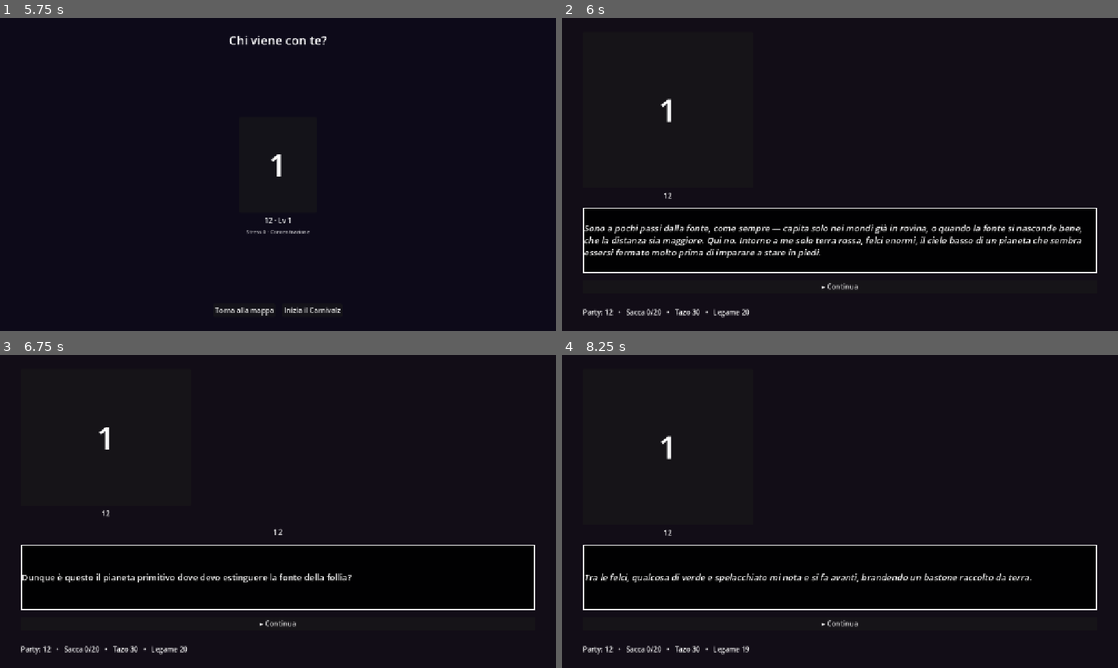
Above: before the commit, frames 1-4 (two rows, left to right).
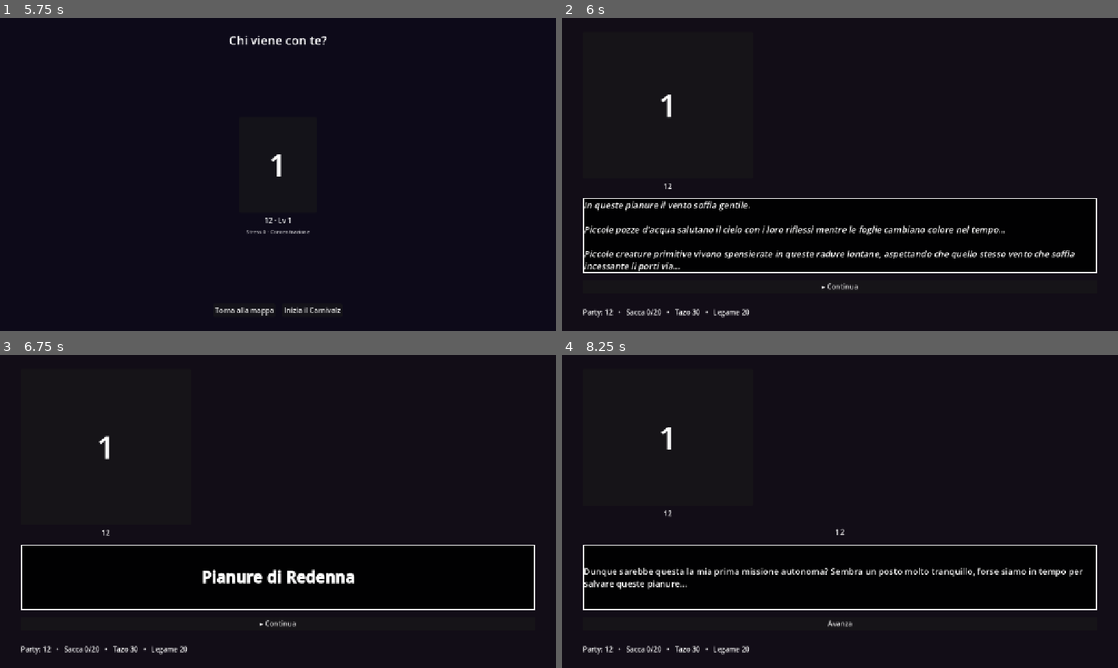
Above: after the commit, the same moments.

Repository: Rio-Chico-Devs/Carnivalz
Game: Godot game, scene res://scenes/Menu.tscn
Same seed, same stepped clock (60 frames per second), same inputs: the game is played once before the commit and once after it.
Inputs (mouse positions are in pixels of both pictures, inside the frame that each line leads up to):
- Up to frame 1 (5.75 s): click "Gioca" at 0.5 s; click (278, 177) at 1.27 s; type "12" at 1.35 s; click "Gioca" at 2 s; click "Carica partita" at 2.75 s; click "Album delle carte" at 3.5 s; click "!" at 4.25 s; click "☉ Scendi nel Carnivalz" at 5 s
- Up to frame 2 (6 s): click "Inizia il Carnivalz" at 5.75 s
- Up to frame 3 (6.75 s): click "▸ Continua" at 6.5 s
- Up to frame 4 (8.25 s): click "▸ Continua" at 7.25 s; click (840, 624) at 8 s, where only the run before the commit has a clickable "Avanza"

Frame 1 is identical in both runs. In frame 2, 4.8% of the frame differs, in the area x 3-97%, y 24-81%; in frame 3, 1.3%; in frame 4, 2.4%.

Commit message:
Tutorial: titolo "Pianure di Redenna", narrazione in seconda persona
Nuovo tipo di messaggio "titolo": rivela il nome di un luogo, grande e
centrato (usato all'apertura del tutorial per svelare "Pianure di
Redenna"). Riscritti inizio/primo_incontro/dopo_primo_goblin/vittoria: la
narrazione ora si rivolge in seconda persona ("ti nota", "il tuo compito")
invece che in prima persona come monologo di Anonimo — chiarisce la regola
di struttura: narrazione e' la voce narrante esterna, i pensieri/battute
di Anonimo restano sempre "dialogo" con chi:"anonimo". Aggiornati i
commenti in Main.gd e nel README che riflettevano ancora il vecchio
modello (narrazione = monologo interiore del protagonista).

La vittoria del tutorial usa ora "livelli di disallineamento" come sinonimo
narrativo del fattore Carnivalz in quella battuta: non ho rinominato il
fattore Carnivalz ovunque nel resto del gioco (README, docs/storia.md,
altri mondi), visto che qui sembra un termine specifico di questa scena,
non una richiesta di rinominare la meccanica centrale del gioco.

Co-Authored-By: Claude Sonnet 5 <noreply@anthropic.com>
Claude-Session: https://claude.ai/code/session_01AE7uzpDH1Lo1PHb29aXJxZ

Diff:
--- a/data/events_tutorial.json
+++ b/data/events_tutorial.json
@@ -3,8 +3,9 @@
 	"nodi": {
 		"inizio": {
 			"sequenza": [
-				{ "tipo": "narrazione", "testo": "Sono a pochi passi dalla fonte, come sempre — capita solo nei mondi già in rovina, o quando la fonte si nasconde bene, che la distanza sia maggiore. Qui no. Intorno a me solo terra rossa, felci enormi, il cielo basso di un pianeta che sembra essersi fermato molto prima di imparare a stare in piedi." },
-				{ "tipo": "dialogo", "chi": "anonimo", "testo": "Dunque è questo il pianeta primitivo dove devo estinguere la fonte della follia?" }
+				{ "tipo": "narrazione", "testo": "In queste pianure il vento soffia gentile.\n\nPiccole pozze d'acqua salutano il cielo con i loro riflessi mentre le foglie cambiano colore nel tempo...\n\nPiccole creature primitive vivono spensierate in queste radure lontane, aspettando che quello stesso vento che soffia incessante li porti via..." },
+				{ "tipo": "titolo", "testo": "Pianure di Redenna" },
+				{ "tipo": "dialogo", "chi": "anonimo", "testo": "Dunque sarebbe questa la mia prima missione autonoma? Sembra un posto molto tranquillo, forse siamo in tempo per salvare queste pianure..." }
 			],
 			"espr_sinistra": "pensiero",
 			"scelte": [
@@ -13,7 +14,7 @@
 		},
 		"primo_incontro": {
 			"sequenza": [
-				{ "tipo": "narrazione", "testo": "Tra le felci, qualcosa di verde e spelacchiato mi nota e si fa avanti, brandendo un bastone raccolto da terra." },
+				{ "tipo": "narrazione", "testo": "Tra le felci, qualcosa di verde e spelacchiato ti nota e si fa avanti, saltando fuori dal suo nascondiglio, ti aggredisce." },
 				{ "tipo": "dialogo", "chi": "anonimo", "testo": "Vediamo di finire presto: non ho tempo da perdere." }
 			],
 			"espr_sinistra": "decisa",
@@ -23,8 +24,8 @@
 		},
 		"dopo_primo_goblin": {
 			"sequenza": [
-				{ "tipo": "narrazione", "testo": "Un solo colpo, ed è già finita." },
-				{ "tipo": "dialogo", "chi": "anonimo", "testo": "Le creature qui sembrano molto deboli... la fonte non deve essere molto intelligente..." }
+				{ "tipo": "narrazione", "testo": "Alcune creature sono malvage di natura, è tuo compito decidere il loro destino." },
+				{ "tipo": "dialogo", "chi": "anonimo", "testo": "Le creature qui sembrano molto deboli... Qualunque cosa stia causando questa anomalia non deve essere molto forte..." }
 			],
 			"espr_sinistra": "pensiero",
 			"scelte": [
@@ -82,9 +83,9 @@
 		},
 		"vittoria": {
 			"sequenza": [
-				{ "tipo": "narrazione", "testo": "Il goblin cade e non si rialza. L'aria intorno a me si calma: il fattore Carnivalz di questa zona non è più pericoloso." },
-				{ "tipo": "dialogo", "chi": "anonimo", "testo": "Così facile." },
-				{ "tipo": "narrazione", "testo": "Non tutte le fonti nascondono una tragedia: a volte i mostri sono semplicemente malvagi per natura, senza aver mai davvero subito la trasformazione di un vero boss. Immagino che questo sia stato solo l'inizio." }
+				{ "tipo": "narrazione", "testo": "Dopo lo scontro, il vento si placa e l'atmosfera sembra essere meno tesa: i livelli di disallineamento sono normali." },
+				{ "tipo": "dialogo", "chi": "anonimo", "testo": "Sembra essere tutto finito..." },
+				{ "tipo": "narrazione", "testo": "È ora di lasciare questo posto, altri compiti ti attendono." }
 			],
 			"espr_sinistra": "pensiero",
 			"flag": "tutorial_completato",
--- a/scripts/Main.gd
+++ b/scripts/Main.gd
@@ -6,10 +6,16 @@
 #
 # Il box in basso mostra UN messaggio alla volta, in coda (coda_messaggi),
 # avanzata cliccando "Continua"; solo a coda vuota compaiono le scelte vere.
-# Tre tipi di messaggio:
-#   - "narrazione": descrizione di quel che accade, sempre in corsivo, senza nome
-#   - "dialogo": un personaggio parla, il suo nome compare centrato sul box
+# Quattro tipi di messaggio:
+#   - "narrazione": la voce narrante che descrive la scena in seconda persona
+#     ("ti nota", "il tuo compito"), sempre in corsivo, senza nome — non è
+#     Anonimo che parla, è chi racconta la sua storia dall'esterno
+#   - "dialogo": un personaggio parla (incluso Anonimo, in prima persona: le
+#     sue battute/pensieri sono "dialogo" con chi="anonimo"), il suo nome
+#     compare centrato sul box
 #   - "notifica": oggetti/Tazo raccolti, centrato, una voce alla volta
+#   - "titolo": rivela il nome di un luogo (es. "Pianure di Redenna"), grande
+#     e centrato, senza nome
 # Un nodo può avere "sequenza" (lista di messaggi) oppure, in alternativa,
 # il vecchio campo "testo" (diventa un'unica narrazione, per compatibilità
 # con i contenuti non ancora convertiti).
@@ -130,6 +136,11 @@
 		"notifica":
 			nome_parlante.visible = false
 			narratore.text = "[center][b]%s[/b][/center]" % sostituisci_nome(String(msg.get("testo", "")))
+		"titolo":
+			# rivela il nome di un luogo: grande e centrato, non e' narrazione
+			# di scena ne' una battuta di qualcuno
+			nome_parlante.visible = false
+			narratore.text = "[center][b][font_size=36]%s[/font_size][/b][/center]" % sostituisci_nome(String(msg.get("testo", "")))
 		_:
 			nome_parlante.visible = false
 			narratore.text = "[i]%s[/i]" % sostituisci_nome(String(msg.get("testo", "")))
Not shown, changed: README.md
